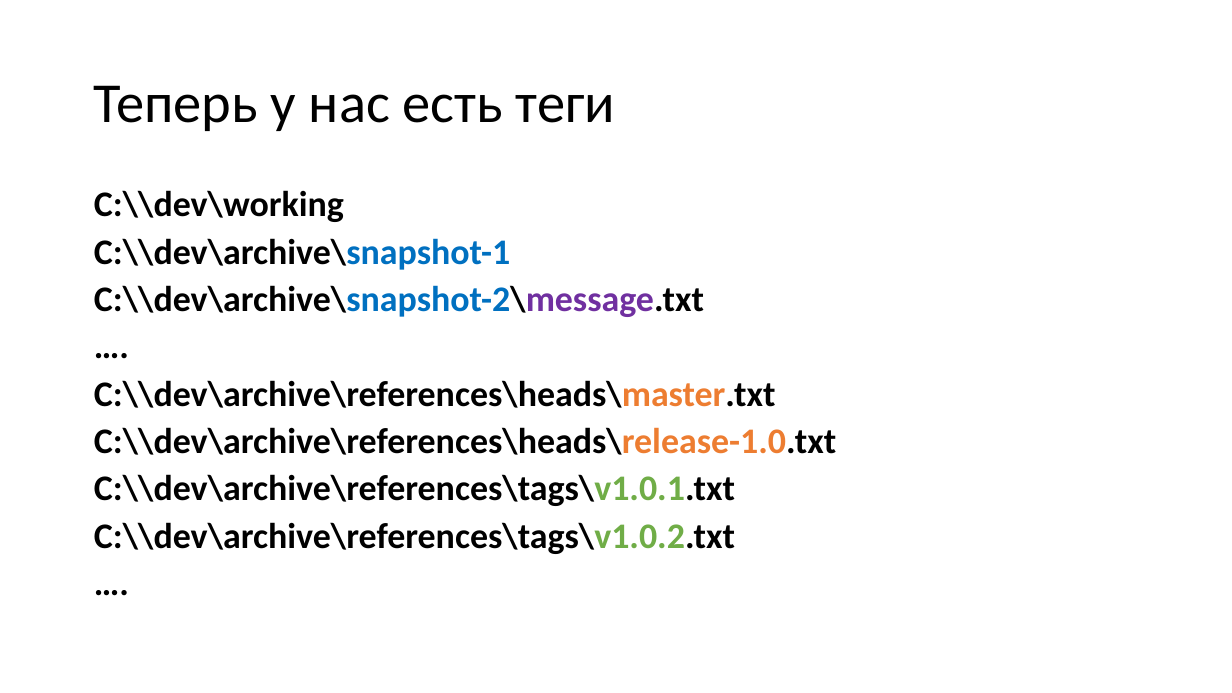
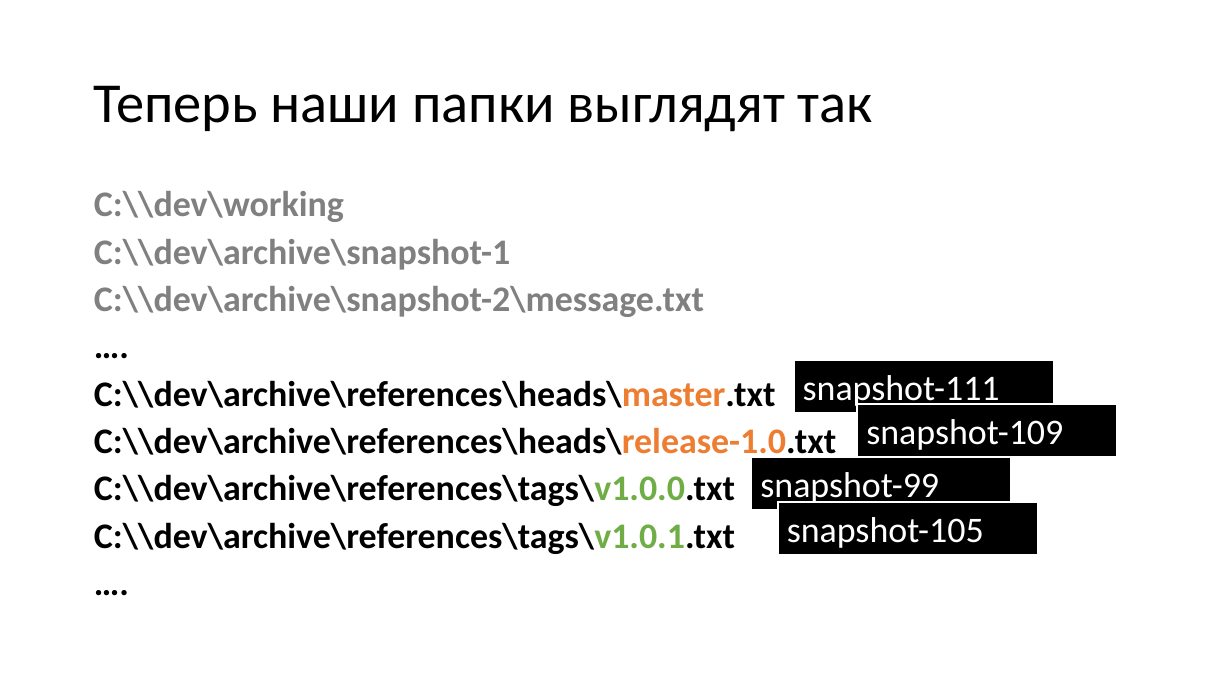
Before and after one commit to dzmitry-varabei/front-end-course, a slide deck: slide 33 of git-commit-code-review/Presentation1.pptx (slide 31 before the commit). Drawn at 1232x693 pixels with LibreOffice and Linux fonts; fonts in the diff are those of the drawing. Boxes give left, top, right and bottom in pixels: in the first picture for what was removed or moved away, otherwise in the second. Text is boxed around its words. In the diff, an @@ line names an element or a change of style, - is before the commit and + after.

```diff
--- a/git-commit-code-review/Presentation1.pptx
+++ b/git-commit-code-review/Presentation1.pptx
@@ title at bbox=[94, 85, 873, 132]: text changed @@
-Теперь у нас есть теги
+Теперь наши папки выглядят так
@@ text at bbox=[94, 191, 704, 317]: text colour #000000 to #808080 in "С:\\dev\working", "С:\\dev\archive\snapshot-1", "С:\\dev\archive\snapshot-2\message.txt"; text colour #0070C0 to #808080 in "С:\\dev\archive\snapshot-1", "С:\\dev\archive\snapshot-2\message.txt"; text colour #7030A0 to #808080 in "С:\\dev\archive\snapshot-2\message.txt" @@
@@ rectangle added at bbox=[794, 360, 1054, 413], fill #000000, outline #FFFFFF 1.5 pt, 28 pt, text #FFFFFF @@
+snapshot-111
@@ rectangle added at bbox=[858, 405, 1117, 457], fill #000000, outline #FFFFFF 1.5 pt, 28 pt, text #FFFFFF @@
+snapshot-109
@@ text at bbox=[94, 474, 735, 506]: paragraph added @@
+С:\\dev\archive\references\tags\v1.0.0.txt
@@ rectangle added at bbox=[751, 457, 1011, 510], fill #000000, outline #FFFFFF 1.5 pt, 28 pt, text #FFFFFF @@
+snapshot-99
@@ rectangle added at bbox=[778, 503, 1038, 555], fill #000000, outline #FFFFFF 1.5 pt, 28 pt, text #FFFFFF @@
+snapshot-105
@@ text at bbox=[94, 522, 735, 554]: paragraph removed @@
-С:\\dev\archive\references\tags\v1.0.2.txt
```
Also in this commit, not shown: 15 other slides changed, 18 slides added, 49 slides removed, 5 other files.
